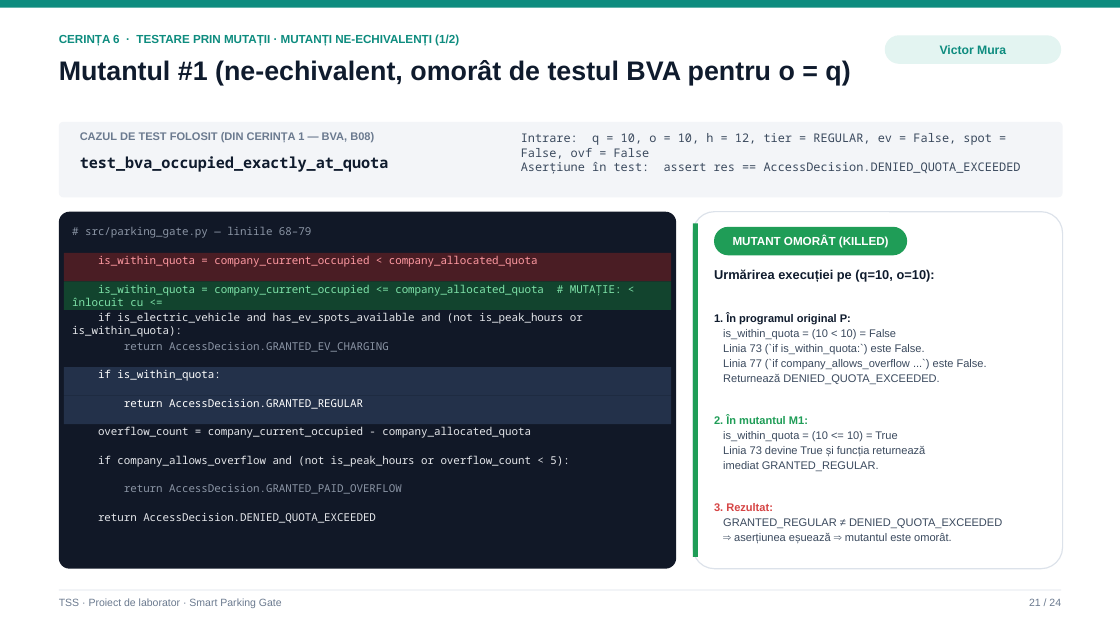
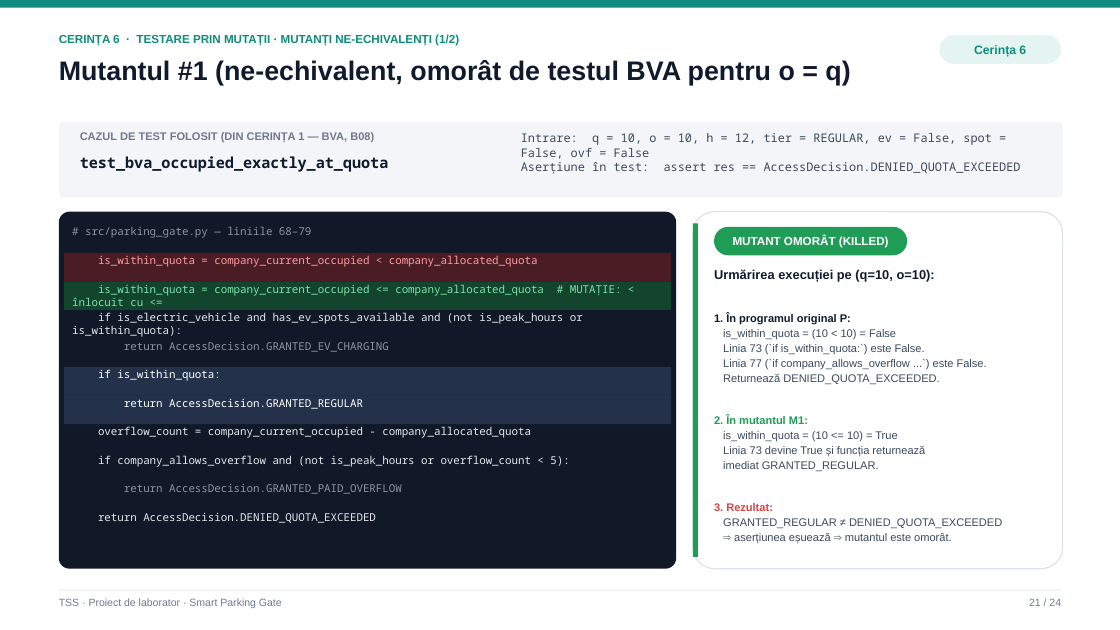
Before and after one commit to victormura/tss, a slide deck: slide 21 of proiect_laborator/docs/Prezentare_Laborator_TSS.pptx. Drawn at 1120x630 pixels with LibreOffice and Linux fonts; fonts in the diff are those of the drawing. Boxes give left, top, right and bottom in pixels: in the first picture for what was removed or moved away, otherwise in the second. Text is boxed around its words. In the diff, an @@ line names an element or a change of style, - is before the commit and + after.

```diff
--- a/proiect_laborator/docs/Prezentare_Laborator_TSS.pptx
+++ b/proiect_laborator/docs/Prezentare_Laborator_TSS.pptx
@@ rounded rectangle "Cerința 6": place and size @@
-rounded rectangle "Cerința 6" at (885,35,1061,64)
+rounded rectangle "Cerința 6" at (939,35,1061,64)
@@ text in rounded rectangle at (974,45,1026,57): text changed @@
-Victor Mura
+Cerința 6
```
Also in this commit, not shown: 23 other slides changed, 5 other files.
